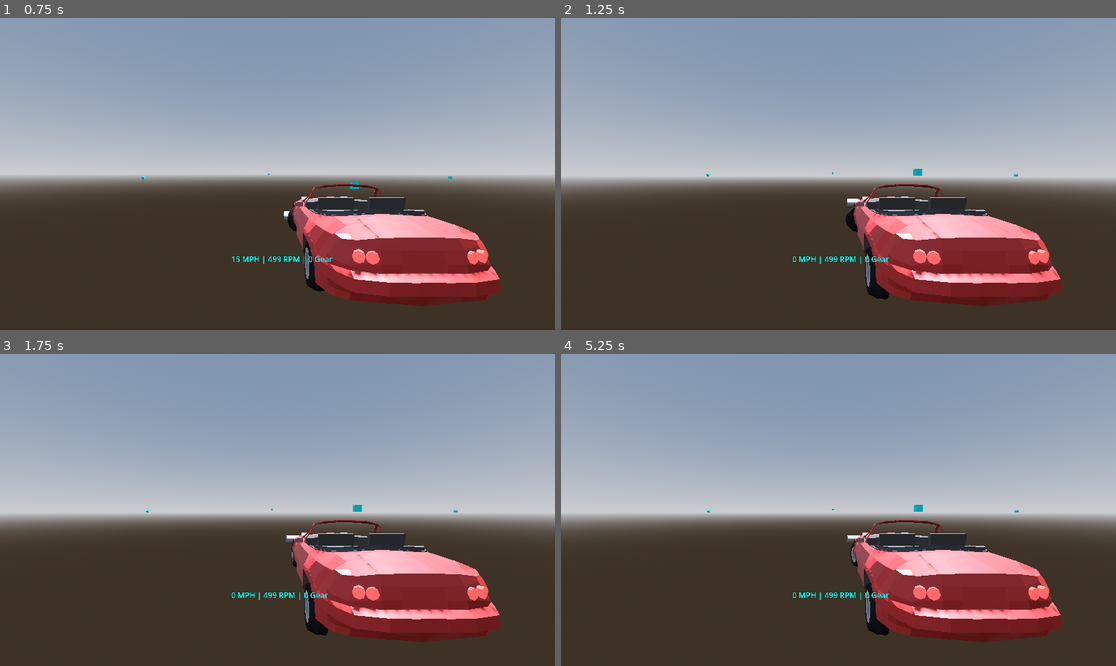
Above: before the commit, frames 1-4 (two rows, left to right).
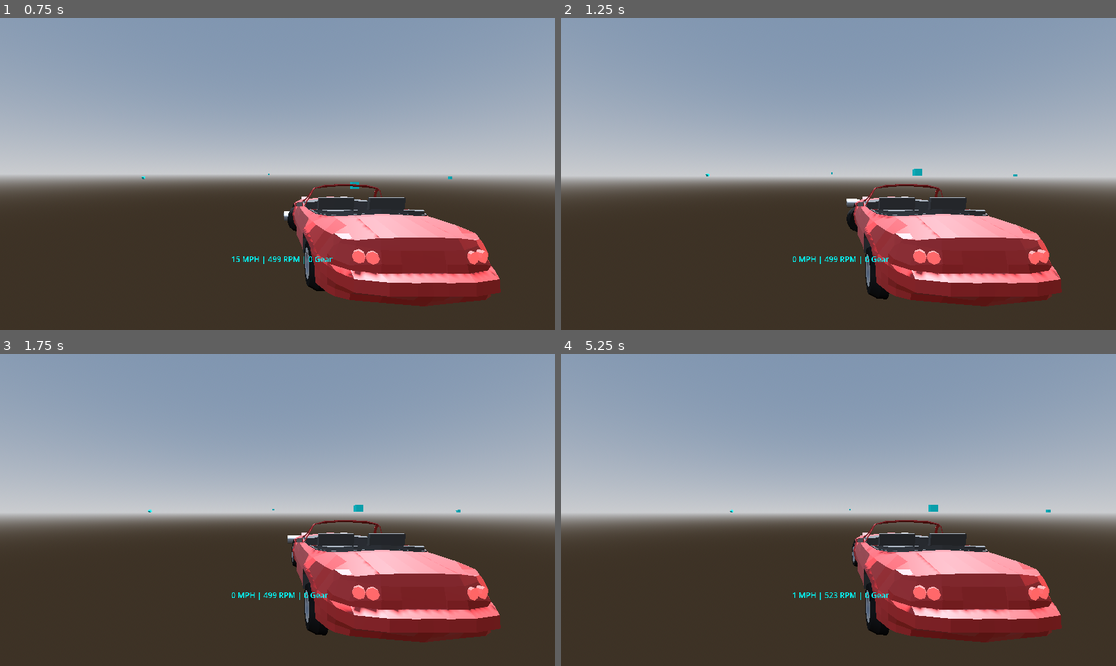
Above: after the commit, the same moments.

Repository: kakoiihito/Shift
Game: Godot game, scene res://Tracks/test.tscn
Two runs of this game, one before a commit and one after it. Both use one fixed random seed, a clock stepped at 60 frames per second and the inputs below.
Inputs:
- Up to frame 1 (0.75 s): hold D (SteerRight) from 0.53 s (still down); hold Shift (Clutch) from 0.53 s (still down)
- Up to frame 2 (1.25 s): keep holding D (SteerRight); keep holding Shift (Clutch)
- Up to frame 3 (1.75 s): release D (SteerRight) at 1.28 s; release Shift (Clutch) at 1.28 s; hold S (Brake) from 1.28 s (still down); tap W (Gas) at 1.35 s
- Up to frame 4 (5.25 s): release S (Brake) at 2.03 s; hold D (SteerRight) 2.03-2.78 s; hold G (Ignition) 2.03-2.78 s; hold E (ShiftUp) 2.78-3.53 s; tap Shift (Clutch) at 2.85 s; hold W (Gas) 3.53-4.28 s; hold A (SteerLeft) 3.53-5.03 s; tap G (Ignition) at 4.35 s; hold S (Brake) from 5.03 s (still down); hold Shift (Clutch) from 5.03 s (still down)

Frame 1 is identical in both runs. In frame 2, 0.1% of the frame differs, in the area x 26-90%, y 48-84%; in frame 3, 0.2%; in frame 4, 0.6%.

Commit message:
trying to implement abs

Diff:
--- a/Car/Scenes/Roadster.tscn
+++ b/Car/Scenes/Roadster.tscn
@@ -2,8 +2,13 @@
 
 [ext_resource type="Script" uid="uid://c7krkxbhs7rx8" path="res://Car/Scripts/wheel.gd" id="1_03rhi"]
 [ext_resource type="Script" uid="uid://bptghx0namqxm" path="res://Car/Scripts/main.gd" id="1_70ppv"]
-[ext_resource type="Resource" uid="uid://bb7hoiqpkmfdr" path="res://Car/Scenes/Roadster.tres" id="2_dxta8"]
+[ext_resource type="Script" uid="uid://rj0v3jri7dxo" path="res://Car/Scripts/values.gd" id="2_35f3q"]
 [ext_resource type="PackedScene" uid="uid://c2kmtnii4hlg8" path="res://UI/info.tscn" id="3_enp3b"]
+
+[sub_resource type="Resource" id="Resource_uhfiu"]
+script = ExtResource("2_35f3q")
+ABS = true
+metadata/_custom_type_script = "uid://rj0v3jri7dxo"
 
 [sub_resource type="Curve" id="Curve_nnsko"]
 _data = [Vector2(0, 0.3), 0.0, 0.0, 0, 0, Vector2(0.08, 0.45), 0.0, 0.0, 0, 0, Vector2(0.17, 0.55), 0.0, 0.0, 0, 0, Vec …(317 unchanged characters)…
@@ -357,7 +362,7 @@
 [node name="Node3D" type="RigidBody3D" unique_id=1502971588 node_paths=PackedStringArray("wheels")]
 mass = 1000.0
 script = ExtResource("1_70ppv")
-VehicleValues = ExtResource("2_dxta8")
+VehicleValues = SubResource("Resource_uhfiu")
 wheels = [NodePath("WheelFrontLeft"), NodePath("WheelFrontRight"), NodePath("WheelRearLeft"), NodePath("WheelRearRight")]
 torque_curve = SubResource("Curve_nnsko")
 
--- a/Car/Scripts/RuntimeData.gd
+++ b/Car/Scripts/RuntimeData.gd
@@ -1,7 +1,7 @@
 extends Node
 
 # used for real time calculation, do not mess with these variables unless you know what your doing
-# values.gd is for tuning the car's behavior
+
 
 var wheel_spring_force = [Vector3(), Vector3(), Vector3(), Vector3()]
 var compression = [0.0, 0.0, 0.0, 0.0]
@@ -9,7 +9,6 @@
 var wheel_brake_torque = [0.0, 0.0, 0.0, 0.0]
 var active_wheels_brake: int
 
-var engine_rpm: float
 var wheel_engine_torque = [0.0, 0.0, 0.0, 0.0]
 
 var is_shifting = false
--- a/Car/Scripts/brake.gd
+++ b/Car/Scripts/brake.gd
@@ -4,23 +4,24 @@
 @onready var Values: Resource
 var wheel_brake_torque = Data.wheel_brake_torque
 var brake_torque: float
-
+var slip_target = -0.15
+var slip_threshold = -0.25
 
 func _ready() -> void:
-	var brake_wheels = [Values.FL_torque_brake, Values.FL_torque_brake, Values.RR_torque_brake, Values.RL_torque_brake]
+	var brake_wheels = [Values.FL_torque_brake, Values.FR_torque_brake, Values.RL_torque_brake, Values.RR_torque_brake]
 	for i in range(4):
 		if brake_wheels[i] == true:
 			Data.active_wheels_brake += 1
 
-func brake_proccess() -> void:
-	var brake_wheels = [Values.FL_torque_brake, Values.FL_torque_brake, Values.RR_torque_brake, Values.RL_torque_brake]
+func brake_proccess(delta: float) -> void:
+	var brake_wheels = [Values.FL_torque_brake, Values.FR_torque_brake, Values.RL_torque_brake, Values.RR_torque_brake]
 	var input_brake = Input.get_action_strength("Brake")
 
 	if input_brake > 0.0:
 		brake_torque = (input_brake * Values.max_brake_torque) / Data.active_wheels_brake
 		for i in range(4):
-			if brake_wheels[i] == true and Data.wheel_angular_velocity[i] > 0:
+			if brake_wheels[i] == true and abs(Data.wheel_angular_velocity[i]) > 0:
 				Data.wheel_brake_torque[i] = brake_torque
 	else:
 		for i in range(4):
-			wheel_brake_torque[i] = 0.0
+			Data.wheel_brake_torque[i] = 0.0
--- a/Car/Scripts/main.gd
+++ b/Car/Scripts/main.gd
@@ -43,35 +43,23 @@
 	####################
 @export var torque_curve: Curve
 
-	###################
-	# BRAKE VARIABLES #
-	###################
-
-var FR_torque_brake = false
-var FL_torque_brake = false
-var RR_torque_brake = true
-var RL_torque_brake = true
 
 
 func _ready() -> void:
 
-	Suspension.car = self
-	Transmission.car = self
-	Steering.car = self
-	WheelProcess.car = self
-	Motor.car = self
-	Brake.car = self
-	Suspension.Values = VehicleValues
-	Transmission.Values = VehicleValues
-	Steering.Values = VehicleValues
-	WheelProcess.Values = VehicleValues
-	Motor.Values = VehicleValues
-	Brake.Values = VehicleValues
+	var Processes = [Suspension, Transmission, Steering, WheelProcess, Motor, Brake]
+	var Wheels = [fl_wheel, fr_wheel, rl_wheel, rr_wheel]
 
-	fl_wheel.set_meta("wheel_index", 0)
-	fr_wheel.set_meta("wheel_index", 1)
-	rl_wheel.set_meta("wheel_index", 2)
-	rr_wheel.set_meta("wheel_index", 3)
+	for i in range(Processes.size()):
+		Processes[i].car = self
+
+	for i in range(Processes.size()):
+		Processes[i].Values = VehicleValues
+
+	for i in range(Wheels.size()):
+		Wheels[i].set_meta("wheel_index", i)
+
+
 
 
 func _physics_process(delta: float) -> void:
@@ -86,4 +74,4 @@
 
 	InputFeedback._input_feedback()
 	Motor.motor_process(delta) # relies on wheel ang and forces functions
-	Brake.brake_proccess() #relies on wheel angular velocity function
+	Brake.brake_proccess(delta) #relies on wheel angular velocity function
--- a/Car/Scripts/steering.gd
+++ b/Car/Scripts/steering.gd
@@ -4,26 +4,18 @@
 @onready var Values: Resource
 
 var speed_factor_coeff = 0.03
-
+var ackermann_factor = 0.8
+var target_fl := 0.0
+var target_fr := 0.0
 func steering_proccess(delta: float) -> void:
 
 	var input_turn = Input.get_action_strength("SteerLeft") - Input.get_action_strength("SteerRight")
 	var speed = car.linear_velocity.length()
 	var speed_factor = 1.0 / (1.0 + pow(speed * speed_factor_coeff, 2))
 	var steering_amount = (input_turn * deg_to_rad(Values.max_tire_turn_angle) * speed_factor) / Values.steering_ratio
+
 	var max_angle = deg_to_rad(Values.max_tire_turn_angle)
-
-	var target_fl := 0.0
-	var target_fr := 0.0
-
 	var mz_to_angle = 1.0 / (Values.steering_stiffness * Values.steering_ratio)
-
-	if abs(input_turn) == 0.0:
-		target_fl = clamp(target_fl - Data.aligning_torque[0] * mz_to_angle, -max_angle, max_angle)
-		target_fr = clamp(target_fr - Data.aligning_torque[1] * mz_to_angle, -max_angle, max_angle)
-		car.fl_wheel.rotation.y = move_toward(car.fl_wheel.rotation.y, target_fl, Values.tire_turn_speed * delta)
-		car.fr_wheel.rotation.y = move_toward(car.fr_wheel.rotation.y, target_fr, Values.tire_turn_speed * delta)
-		return
 
 
 	var L = Values.wheel_base
@@ -33,17 +25,16 @@
 	var inner = atan(L / (R - W * 0.5))
 	var outer = atan(L / (R + W * 0.5))
 
+
 	if steering_amount > 0.0:
+		target_fr = lerp(steering_amount, inner, ackermann_factor)
+		target_fl = lerp(steering_amount, outer, ackermann_factor)
+	else:
+		target_fl = lerp(steering_amount, -inner, ackermann_factor)
+		target_fr = lerp(steering_amount, -outer, ackermann_factor)
 
-		target_fr = inner
-		target_fl = outer
-	else:
-
-		target_fl = -inner
-		target_fr = -outer
-
-	target_fl = clamp(target_fl - Data.aligning_torque[0] * mz_to_angle, -max_angle, max_angle)
-	target_fr = clamp(target_fr - Data.aligning_torque[1] * mz_to_angle, -max_angle, max_angle)
+	target_fl = clamp(target_fl - Data.aligning_torque[0] * mz_to_angle, -max_angle, max_angle) * 0.8
+	target_fr = clamp(target_fr - Data.aligning_torque[1] * mz_to_angle, -max_angle, max_angle) * 0.8
 
 	car.fl_wheel.rotation.y = move_toward(
 		car.fl_wheel.rotation.y,
--- a/Car/Scripts/suspension.gd
+++ b/Car/Scripts/suspension.gd
@@ -5,10 +5,6 @@
 
 var wheel_spring_force = Data.wheel_spring_force
 var compression = [0.0, 0.0, 0.0, 0.0]
-
-
-
-
 
 func suspension_proccess(ray: RayCast3D):
 	var arb_force = [0.0, 0.0, 0.0, 0.0]
--- a/IchiCircuit.tscn
+++ b/IchiCircuit.tscn
@@ -28,10 +28,6 @@
 shadow_enabled = true
 directional_shadow_max_distance = 1.0
 
-[node name="Node3D" parent="." unique_id=1502971588 instance=ExtResource("2_7i8jn")]
-transform = Transform3D(1, 0, 0, 0, 1, 0, 0, 0, 1, -59.82886, -5.1359425, 209.16011)
-mass = 950.0
-
 [node name="track" parent="." unique_id=946924307 instance=ExtResource("2_byp7f")]
 transform = Transform3D(0.78149873, 0, -0.62390685, 0, 1, 0, 0.62390685, 0, 0.78149873, -7.1644135, 0, 64.63144)
 
@@ -43,4 +39,8 @@
 [node name="CollisionShape3D" type="CollisionShape3D" parent="track/Plane/StaticBody3D" unique_id=362384057]
 shape = SubResource("ConcavePolygonShape3D_byp7f")
 
+[node name="Node3D" parent="." unique_id=1502971588 instance=ExtResource("2_7i8jn")]
+transform = Transform3D(1, 0, 0, 0, 1, 0, 0, 0, 1, -59.82886, -5.1359425, 209.16011)
+mass = 950.0
+
 [editable path="track"]
